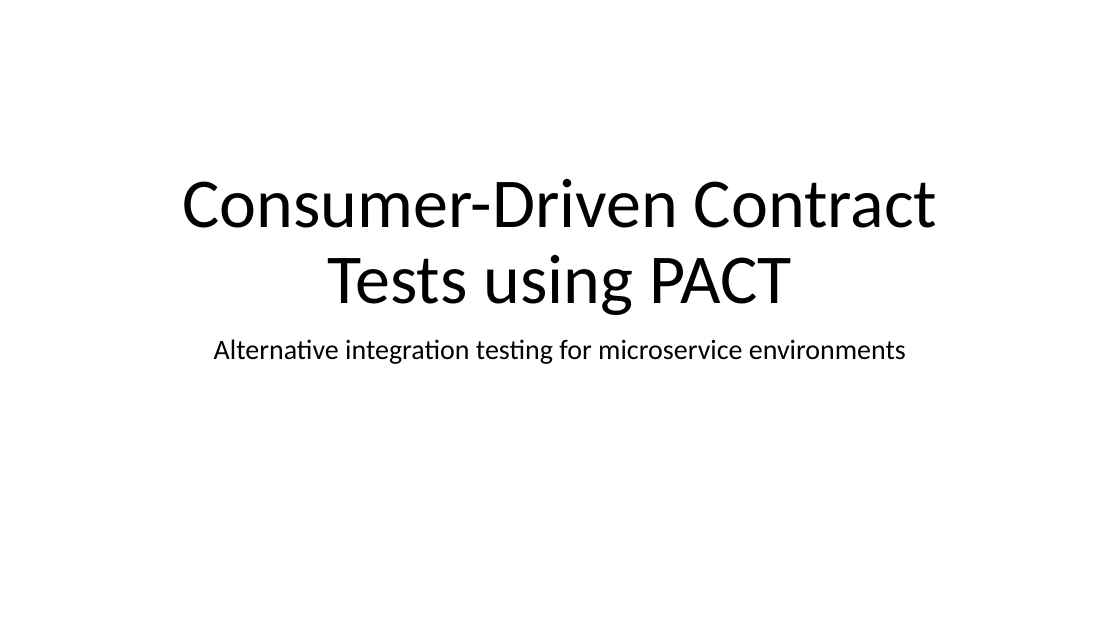
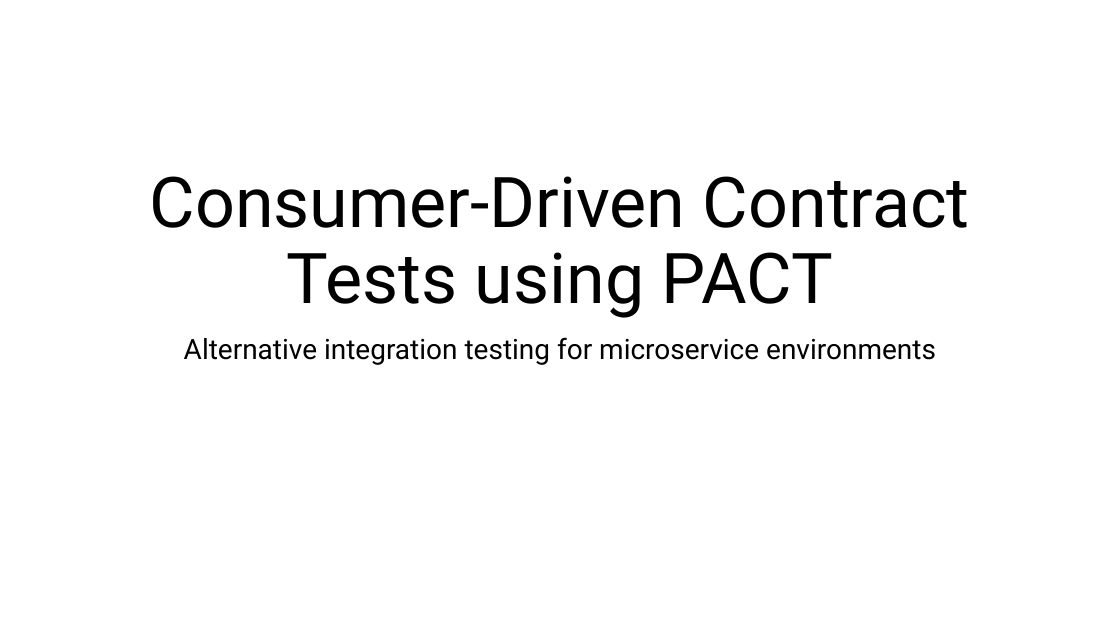
Before and after one commit to m4cx/consumer-driven-contract-testing-pact, a slide deck: slide 1 of powerpoint/Consumer-Driven Contract Tests using PACT.pptx. Drawn at 1120x630 pixels with LibreOffice and Linux fonts; fonts in the diff are those of the drawing. Boxes give left, top, right and bottom in pixels: in the first picture for what was removed or moved away, otherwise in the second. Text is boxed around its words. In the diff, an @@ line names an element or a change of style, - is before the commit and + after.

Commit message:
feat(ppt): change font to Roboto

```diff
--- a/powerpoint/Consumer-Driven Contract Tests using PACT.pptx
+++ b/powerpoint/Consumer-Driven Contract Tests using PACT.pptx
@@ title "Consumer-Driven Contract Tests using PACT" at [150, 176, 970, 318]: font Calibri to Roboto @@
@@ subtitle "Alternative integration testing for microservice ..." at [184, 337, 936, 365]: font Calibri to Roboto @@
```
Also in this commit, not shown: 9 other slides changed.
